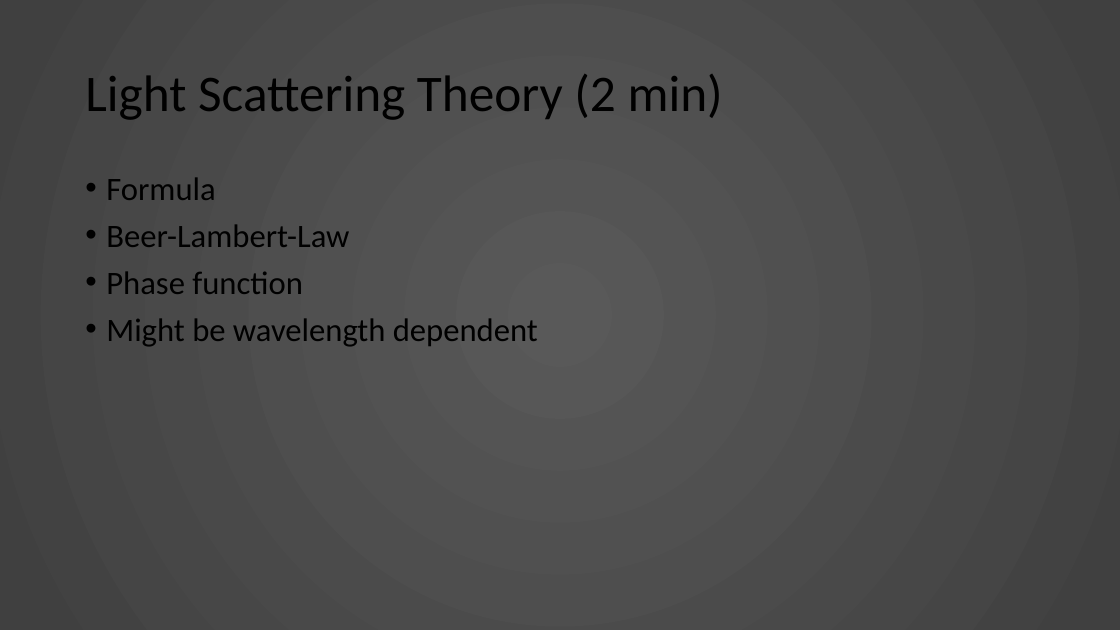
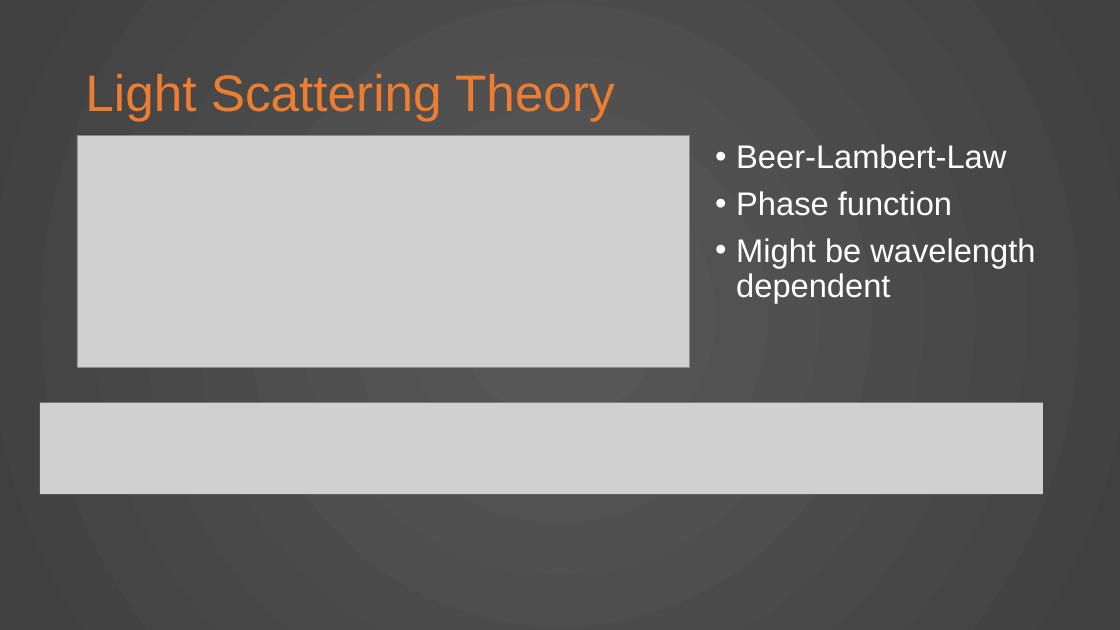
Before and after one commit to KnightTec/ShaderProject, a slide deck: slide 4 of Presentation.pptx. Drawn at 1120x630 pixels with LibreOffice and Linux fonts; fonts in the diff are those of the drawing; grey boxes stand for pictures. Boxes give left, top, right and bottom in pixels: in the first picture for what was removed or moved away, otherwise in the second. Text is boxed around its words. In the diff, an @@ line names an element or a change of style, - is before the commit and + after.

```diff
--- a/Presentation.pptx
+++ b/Presentation.pptx
@@ title at [85, 74, 615, 121]: text changed; font Calibri to Arial; text colour #000000 to #ED7D31 @@
-Light Scattering Theory (2 min)
+Light Scattering Theory
@@ picture added at [77, 136, 690, 368] @@
@@ text "Beer-Lambert-Law": place and size @@
-text "Beer-Lambert-Law" at [106, 177, 538, 347]
+text "Beer-Lambert-Law" at [736, 144, 1035, 303]
@@ text "Beer-Lambert-Law" at [736, 144, 1035, 303]: font Calibri to Arial, text colour #000000 to #FFFFFF @@
@@ text at [106, 177, 215, 200]: paragraph removed @@
-• Formula
@@ picture added at [40, 402, 1044, 494] @@
```
Also in this commit, not shown: 4 other slides changed, 10 other files.
